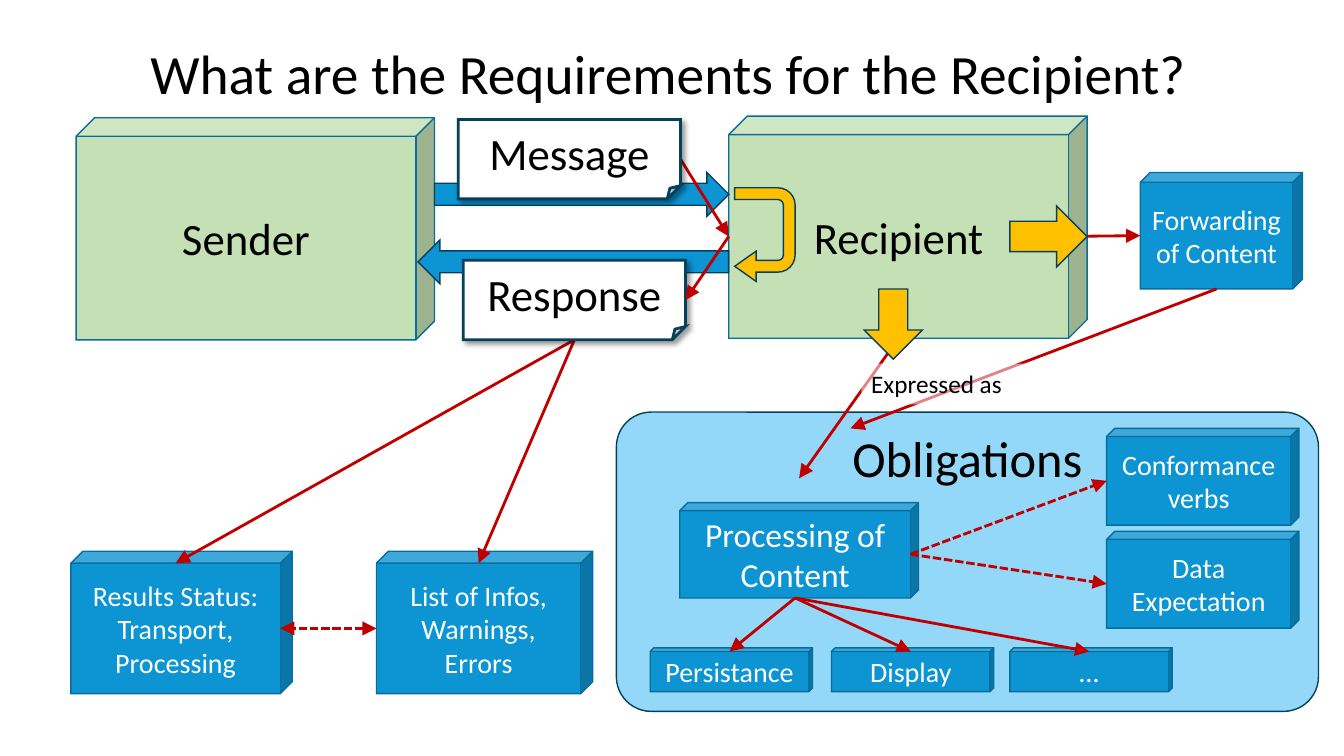
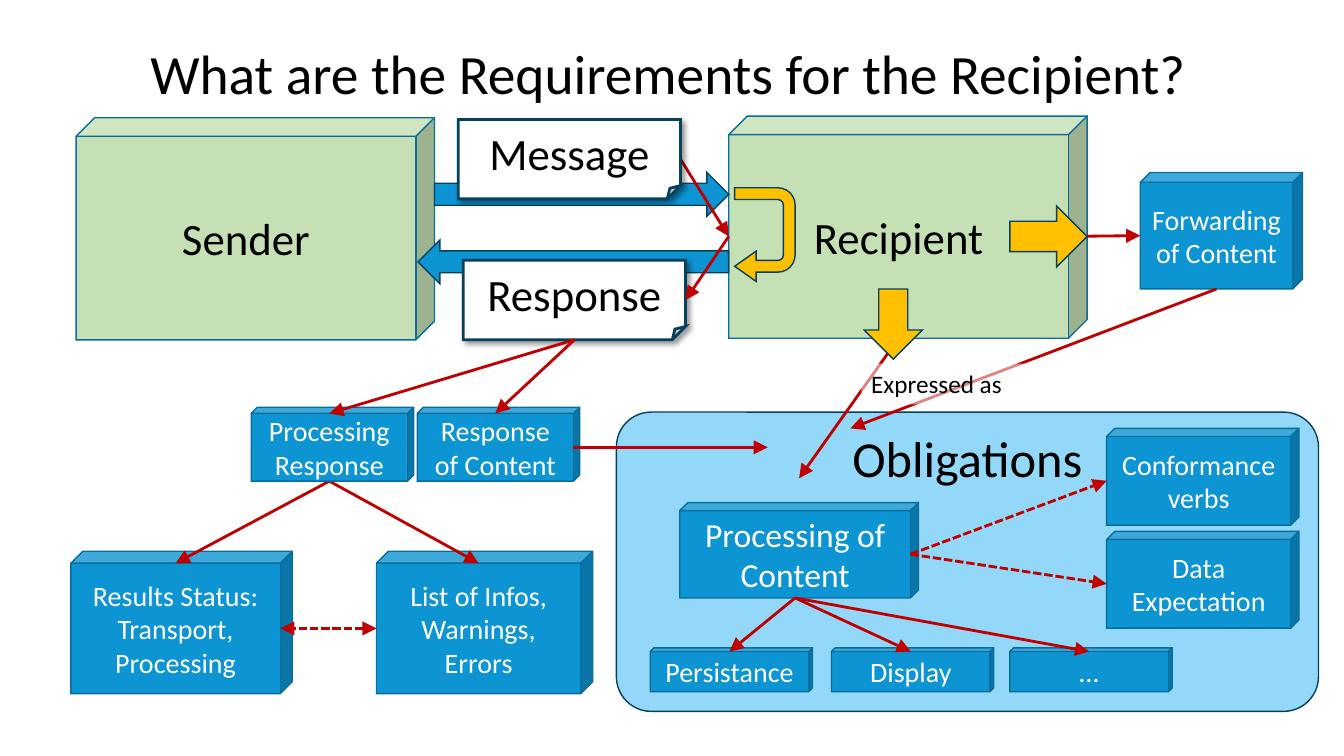
Before and after one commit to frankoemig/ack-ig, a slide deck: slide 2 of input/images-source/Drawings.pptm. Drawn at 1344x756 pixels with LibreOffice and Linux fonts; fonts in the diff are those of the drawing. Boxes give left, top, right and bottom in pixels: in the first picture for what was removed or moved away, otherwise in the second. Text is boxed around its words. In the diff, an @@ line names an element or a change of style, - is before the commit and + after.

```diff
--- a/input/images-source/Drawings.pptm
+++ b/input/images-source/Drawings.pptm
@@ arrow added from (575, 340) to (330, 413), #C00000 2 pt @@
@@ arrow added from (575, 340) to (495, 413), #C00000 2 pt @@
@@ cube added at box(251, 407, 413, 481), fill #0D94D2, outline #0A6D9B 1 pt, 20 pt, text #FFFFFF @@
+Processing Response
@@ cube added at box(417, 407, 580, 481), fill #0D94D2, outline #0A6D9B 1 pt, 20 pt, text #FFFFFF @@
+Response of Content
@@ arrow added from (574, 448) to (768, 448), #C00000 2 pt @@
@@ arrow moved from (575, 340) - (175, 564) to (330, 481) - (175, 564) @@
@@ arrow moved from (575, 340) - (479, 564) to (330, 481) - (479, 564) @@
```
Also in this commit, not shown: 1 other slide changed, 8 other files.
